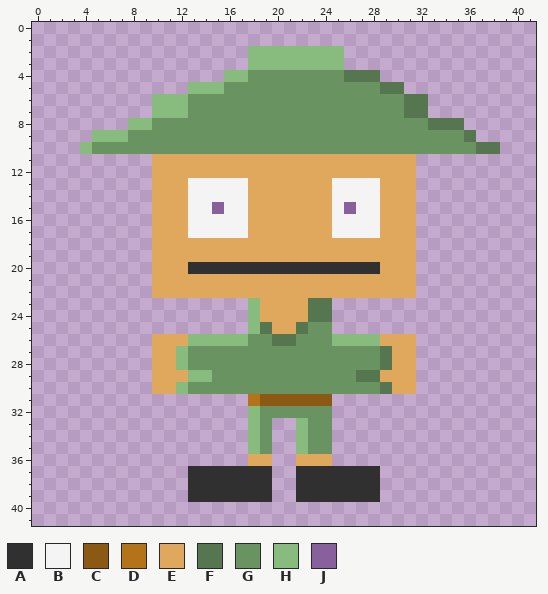
File history of a pixel-art sprite, android/res/drawable-mdpi/ic_launcher.png. Above: the version before the commit.
The file is 42x42 pixels.
Palette (. is transparent): A #303030  B #f4f4f4  C #8c5914  D #b47219  E #e0a85c  F #55764f  G #6a9362  H #88bc7e  J #88609c
Pixels before, first column x 4:
 2 ..............HHHHHHHH.............
 3 ..............HHHHHHHH.............
 4 ............HHGGGGGGGGFFF..........
 5 .........HHHGGGGGGGGGGGGGFF........
 6 ......HHHGGGGGGGGGGGGGGGGGGFF......
 7 ......HHHGGGGGGGGGGGGGGGGGGFF......
 8 ....HHGGGGGGGGGGGGGGGGGGGGGGGFFF...
 9 .HHHGGGGGGGGGGGGGGGGGGGGGGGGGGGGF..
10 HGGGGGGGGGGGGGGGGGGGGGGGGGGGGGGGGFF
11 ......EEEEEEEEEEEEEEEEEEEEEE.......
12 ......EEEEEEEEEEEEEEEEEEEEEE.......
13 ......EEEBBBBBEEEEEEEBBBBEEE.......
14 ......EEEBBBBBEEEEEEEBBBBEEE.......
15 ......EEEBBJBBEEEEEEEBJBBEEE.......
16 ......EEEBBBBBEEEEEEEBBBBEEE.......
17 ......EEEBBBBBEEEEEEEBBBBEEE.......
18 ......EEEEEEEEEEEEEEEEEEEEEE.......
19 ......EEEEEEEEEEEEEEEEEEEEEE.......
20 ......EEEAAAAAAAAAAAAAAAAEEE.......
21 ......EEEEEEEEEEEEEEEEEEEEEE.......
22 ......EEEEEEEEEEEEEEEEEEEEEE.......
23 ..............HEEEEFF..............
24 ..............HEEEEFF..............
25 ..............HFEEFGG..............
26 ......EEEHHHHHGGFFGGGHHHHEEE.......
27 ......EEHGGGGGGGGGGGGGGGGFEE.......
28 ......EEHGGGGGGGGGGGGGGGGFEE.......
29 ......EEEHHGGGGGGGGGGGGFFEEE.......
30 ......EEHGGGGGGGGGGGGGGGGFEE.......
31 ..............DCCCCCC..............
32 ..............HGGGGGG..............
33 ..............HG..HGG..............
34 ..............HG..HGG..............
35 ..............HG..HGG..............
36 ..............EE..EEE..............
37 .........AAAAAAA..AAAAAAA..........
38 .........AAAAAAA..AAAAAAA..........
39 .........AAAAAAA..AAAAAAA..........
And afterwards:
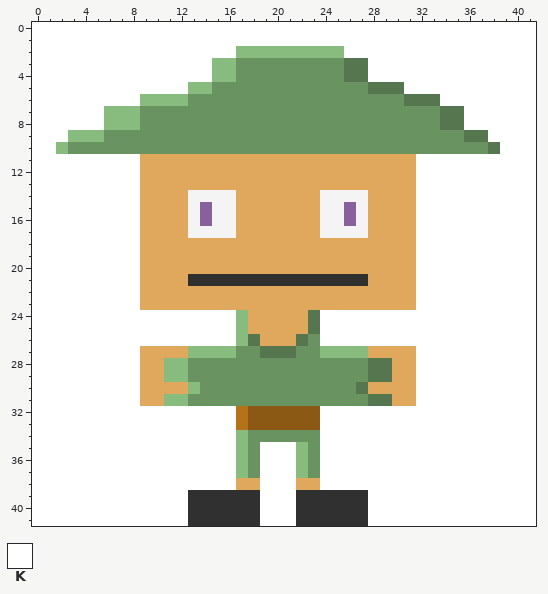
Colours new in this view: K #ffffff
Message: Fixed icons sort of
From old to new:
y 0..1: x 0..41 .......................................... -> KKKKKKKKKKKKKKKKKKKKKKKKKKKKKKKKKKKKKKKKKK
y 2: x 0..17 .................. -> KKKKKKKKKKKKKKKKKH; x 26..41 ................ -> KKKKKKKKKKKKKKKK
y 3: x 0..41 ..................HHHHHHHH................ -> KKKKKKKKKKKKKKKHHGGGGGGGGGFFKKKKKKKKKKKKKK
y 4: x 0..15 ................ -> KKKKKKKKKKKKKKKH; x 17 H -> G; x 28..41 F............. -> KKKKKKKKKKKKKK
y 5: x 0..12 ............. -> KKKKKKKKKKKKK; x 15 H -> G; x 28 G -> F; x 31..41 ........... -> KKKKKKKKKKK
y 6: x 0..9 .......... -> KKKKKKKKKH; x 33..41 ......... -> FKKKKKKKK
y 7: x 0..12 ..........HHH -> KKKKKKHHHGGGG; x 31..41 FF......... -> GGGFFKKKKKK
y 8: x 0..7 ........ -> KKKKKKHH; x 9 H -> G; x 33 F -> G; x 36..41 ...... -> KKKKKK
y 9: x 0..4 ..... -> KKKHH; x 6..7 HH -> GG; x 37..41 ..... -> FKKKK
y 10: x 0..4 ....H -> KKHGG; x 37 F -> G; x 39..41 ... -> KKK
y 11..12: x 0..9 .......... -> KKKKKKKKKE; x 32..41 .......... -> KKKKKKKKKK
y 13: x 0..9 .......... -> KKKKKKKKKE; x 13..17 BBBBB -> EEEEE; x 25..28 BBBB -> EEEE; x 32..41 .......... -> KKKKKKKKKK
y 14: x 0..9 .......... -> KKKKKKKKKE; x 17 B -> E; x 24 E -> B; x 28 B -> E; x 32..41 .......... -> KKKKKKKKKK
y 15: x 0..9 .......... -> KKKKKKKKKE; x 14..15 BJ -> JB; x 17 B -> E; x 24 E -> B; x 28 B -> E; x 32..41 .......... -> KKKKKKKKKK
y 16: x 0..9 .......... -> KKKKKKKKKE; x 14 B -> J; x 17 B -> E; x 24 E -> B; x 26 B -> J; x 28 B -> E; x 32..41 .......... -> KKKKKKKKKK
y 17: x 0..9 .......... -> KKKKKKKKKE; x 17 B -> E; x 24 E -> B; x 28 B -> E; x 32..41 .......... -> KKKKKKKKKK
y 18..19: x 0..9 .......... -> KKKKKKKKKE; x 32..41 .......... -> KKKKKKKKKK
y 20: x 0..9 .......... -> KKKKKKKKKE; x 13..28 AAAAAAAAAAAAAAAA -> EEEEEEEEEEEEEEEE; x 32..41 .......... -> KKKKKKKKKK
y 21: x 0..9 .......... -> KKKKKKKKKE; x 13..27 EEEEEEEEEEEEEEE -> AAAAAAAAAAAAAAA; x 32..41 .......... -> KKKKKKKKKK
y 22: x 0..9 .......... -> KKKKKKKKKE; x 32..41 .......... -> KKKKKKKKKK
y 23: x 0..18 ..................H -> KKKKKKKKKEEEEEEEEEE; x 23..41 FF................. -> EEEEEEEEEKKKKKKKKKK
y 24: x 0..18 ..................H -> KKKKKKKKKKKKKKKKKHE; x 24..41 F................. -> KKKKKKKKKKKKKKKKKK
y 25: x 0..19 ..................HF -> KKKKKKKKKKKKKKKKKHEE; x 22..41 FGG................. -> EFKKKKKKKKKKKKKKKKKK
y 26: x 0..16 ..........EEEHHHH -> KKKKKKKKKKKKKKKKK; x 18..22 GGFFG -> FEEEF; x 24..41 GHHHHEEE.......... -> KKKKKKKKKKKKKKKKKK
y 27: x 0..9 .......... -> KKKKKKKKKE; x 12..16 HGGGG -> EHHHH; x 19..21 GGG -> FFF; x 24..29 GGGGGF -> HHHHEE; x 32..41 .......... -> KKKKKKKKKK
y 28: x 0..9 .......... -> KKKKKKKKKE; x 11 E -> H; x 28 G -> F; x 32..41 .......... -> KKKKKKKKKK
y 29: x 0..9 .......... -> KKKKKKKKKE; x 11..14 EEHH -> HHGG; x 27 F -> G; x 29 E -> F; x 32..41 .......... -> KKKKKKKKKK
y 30: x 0..9 .......... -> KKKKKKKKKE; x 12..13 HG -> EH; x 27..29 GGF -> FEE; x 32..41 .......... -> KKKKKKKKKK
y 31: x 0..41 ..................DCCCCCC................. -> KKKKKKKKKEEHHGGGGGGGGGGGGGGGFFEEKKKKKKKKKK
y 32: x 0..41 ..................HGGGGGG................. -> KKKKKKKKKKKKKKKKKDCCCCCCKKKKKKKKKKKKKKKKKK
y 33: x 0..41 ..................HG..HGG................. -> KKKKKKKKKKKKKKKKKDCCCCCCKKKKKKKKKKKKKKKKKK
y 34: x 0..18 ..................H -> KKKKKKKKKKKKKKKKKHG; x 20..22 ..H -> GGG; x 24..41 G................. -> KKKKKKKKKKKKKKKKKK
y 35: x 0..21 ..................HG.. -> KKKKKKKKKKKKKKKKKHGKKK; x 24..41 G................. -> KKKKKKKKKKKKKKKKKK
y 36: x 0..41 ..................EE..EEE................. -> KKKKKKKKKKKKKKKKKHGKKKHGKKKKKKKKKKKKKKKKKK
y 37: x 0..41 .............AAAAAAA..AAAAAAA............. -> KKKKKKKKKKKKKKKKKHGKKKHGKKKKKKKKKKKKKKKKKK
y 38: x 0..41 .............AAAAAAA..AAAAAAA............. -> KKKKKKKKKKKKKKKKKEEKKKEEKKKKKKKKKKKKKKKKKK
y 39: x 0..12 ............. -> KKKKKKKKKKKKK; x 19..21 A.. -> KKK; x 28..41 A............. -> KKKKKKKKKKKKKK
y 40..41: x 0..41 .......................................... -> KKKKKKKKKKKKKAAAAAAKKKAAAAAAKKKKKKKKKKKKKK
